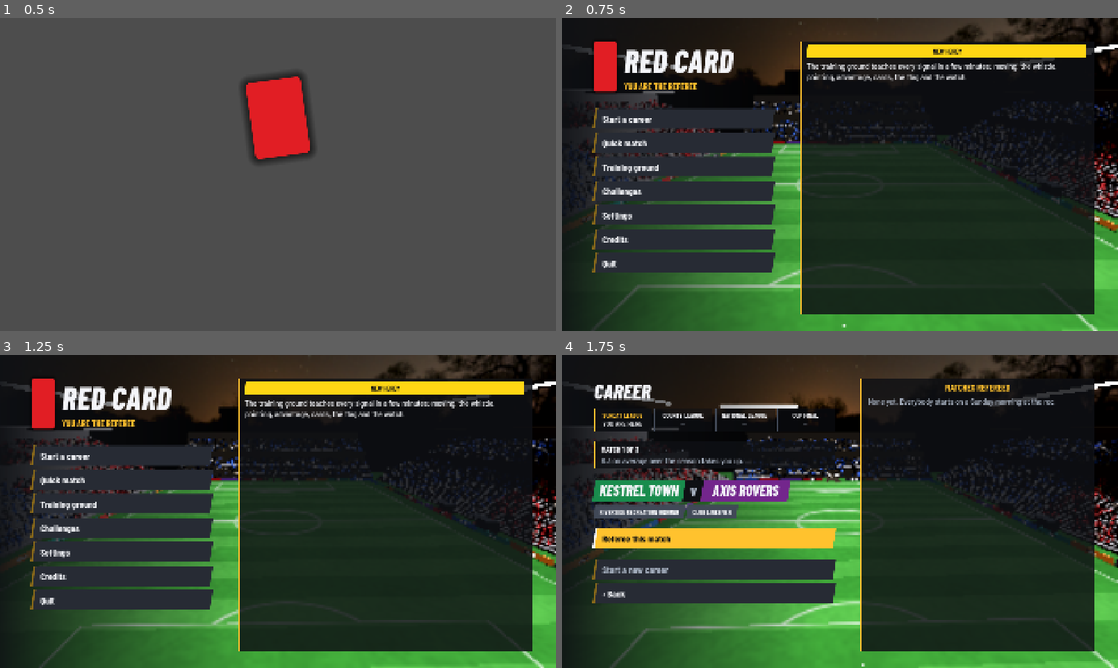
Above: before the commit, frames 1-4 (two rows, left to right).
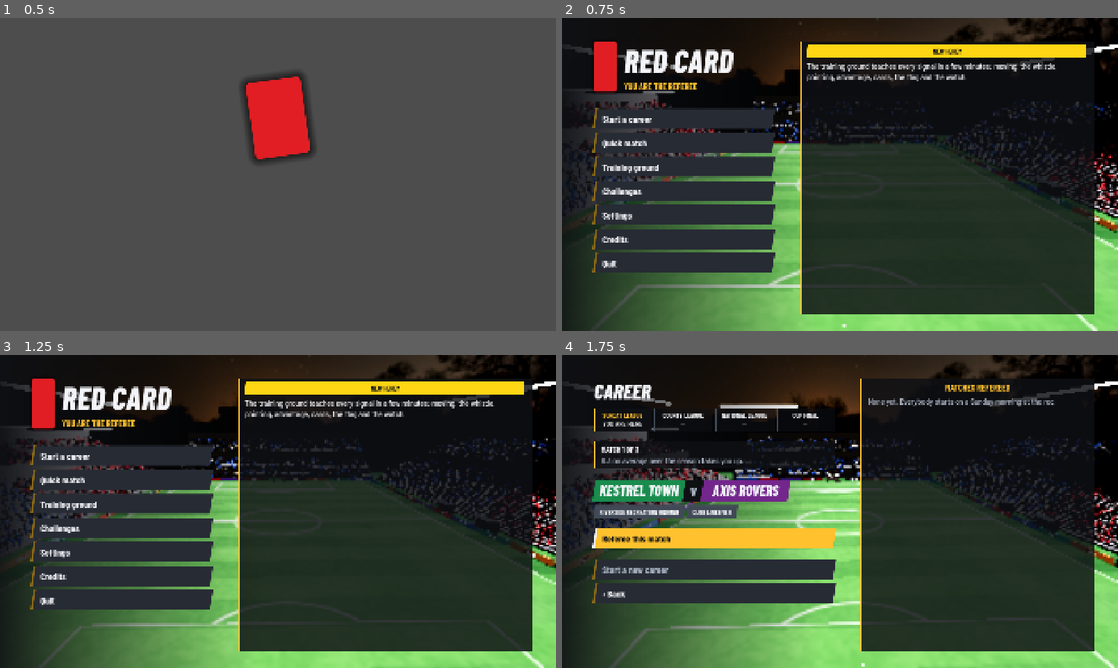
Above: after the commit, the same moments.

Repository: juslangit/red-card
Game: Godot game, scene res://scenes/boot.tscn
Same seed, same stepped clock (60 frames per second), same inputs: the game is played once before the commit and once after it.
Inputs (mouse positions are in pixels of both pictures, inside the frame that each line leads up to):
- Up to frame 1 (0.5 s): no input
- Up to frame 2 (0.75 s): tap Enter at 0.5 s; move the mouse to (962, 158) at 0.52 s; hold D (rc_right) from 0.53 s (still down); hold Space (rc_advantage) from 0.53 s (still down); click (962, 158) at 0.67 s
- Up to frame 3 (1.25 s): keep holding D (rc_right); keep holding Space (rc_advantage)
- Up to frame 4 (1.75 s): release D (rc_right) at 1.25 s; release Space (rc_advantage) at 1.25 s; click "Start a career" at 1.25 s

Frame 1 is identical in both runs. In frame 2, 10% of the frame differs, in the area x 13-100%, y 28-100%; in frame 3, 10%; in frame 4, 15%, in the area x 12-100%, y 26-100%.

Commit message:
Stop it looking flat
Most of the flatness was the lighting rather than a missing shader. Ambient
light was at full strength, so the sky lit everything evenly from every
direction — light that describes no shape at all. It is at 0.62 now with the
sun turned up to match, so everything on the pitch has a lit side and a shaded
one. Ambient occlusion is on, so boots, posts and spectators stop hovering a
centimetre above the ground. Tonemapping is ACES rather than filmic, which
holds the midtones where grass and kits live.

The shader work that mattered: a mown pitch is not two greens, it is one grass
bent two ways, and each stripe is light or dark depending on whether you look
with the lie of it or against — which is why stripes on television change as
the camera goes round the ground. One dot product against the view direction,
and they stop reading as lino. And a rim of sky down the edge of every player,
which is what stops twenty-two of them looking like cut-outs on a green field.

Two things measured rather than assumed. A first version also bent the pitch's
normal with four more noise lookups per pixel — the pitch is most of the
screen, and it cost about a third of the frame rate for a shimmer nobody can
see from head height. And ambient occlusion is expensive enough at the National
Stadium that it is off there and on at the three smaller grounds.

Co-Authored-By: Claude Opus 5 <noreply@anthropic.com>

Diff:
--- a/assets/shaders/kit.gdshader
+++ b/assets/shaders/kit.gdshader
@@ -202,5 +202,10 @@
 	}
 	ALBEDO = shown * mix(1.0, OWN_BODY_DIM, step(0.5, hide_head));
 	ROUGHNESS = max(rough, step(0.5, hide_head));
+	// A rim of the sky down the edge of every player, which is what stops twenty-two of
+	// them reading as cut-outs against a green field. Shirts catch more of it than skin.
+	RIM = mix(0.25, 0.55, shirt);
+	RIM_TINT = 0.35;
+	SPECULAR = mix(0.2, 0.42, shirt + boot);
 	EMISSION = vec3(highlight) * vec3(1.0, 0.85, 0.3);
 }
--- a/assets/shaders/pitch.gdshader
+++ b/assets/shaders/pitch.gdshader
@@ -106,7 +106,23 @@
 	float bald = clamp((goalmouth + spine) * wear * (0.6 + 0.8 * noise(p * 0.6)), 0.0, 1.0);
 	grass = mix(grass, vec3(0.42, 0.36, 0.25), bald * 0.8);
 
+	// The sheen. A mown pitch is not two greens: it is one grass bent two ways, and each
+	// stripe is light or dark depending on whether you are looking with the lie of it or
+	// against. That is why stripes on television change as the camera moves round the
+	// ground, and why painting them as flat colours reads as lino.
+	vec3 eye = INV_VIEW_MATRIX[3].xyz;
+	vec3 to_eye = normalize(eye - world);
+	vec2 lie = vec2(s > 0.5 ? 1.0 : -1.0, 0.0);
+	float with_the_lie = dot(normalize(to_eye.xz + vec2(1e-5)), lie);
+	grass *= 1.0 + 0.16 * with_the_lie;
+
+	// A first version also bent the normal with four more noise lookups per pixel, for a
+	// shimmer nobody could see from head height — and the pitch is most of the screen, so
+	// it cost a third of the frame rate at the National Stadium. The sheen above does the
+	// same job for one dot product.
+
 	ALBEDO = mix(grass, vec3(0.95), paint * (1.0 - bald * 0.5));
-	ROUGHNESS = 0.95;
-	SPECULAR = 0.2;
+	// Grass scatters; paint does not. Worn earth is duller than either.
+	ROUGHNESS = mix(mix(0.94, 0.88, n), 0.7, paint) + bald * 0.05;
+	SPECULAR = mix(0.28, 0.45, paint) * (1.0 - bald * 0.6);
 }
--- a/project.godot
+++ b/project.godot
@@ -34,3 +34,10 @@
 textures/vram_compression/import_etc2_astc=true
 scaling_3d/scale=0.8
 anti_aliasing/quality/screen_space_aa=1
+; Ambient occlusion is what stops everything on the pitch looking like it hovers a
+; centimetre above it, but at the default quality it cost a third of the frame rate at the
+; National Stadium — 60 fps down to the high forties. At half resolution and low quality it
+; costs almost nothing and, at the distance a referee stands from the grass, looks the same.
+environment/ssao/quality=0
+environment/ssao/half_size=true
+environment/ssao/adaptive_target=0.3
--- a/scripts/venue.gd
+++ b/scripts/venue.gd
@@ -226,9 +226,26 @@
 	var up := Vector3.UP if absf(from_sun.y) < 0.98 else Vector3.FORWARD
 	sun.transform = Transform3D(Basis.looking_at(-from_sun, up), Vector3.ZERO)
 	env.ambient_light_source = Environment.AMBIENT_SOURCE_SKY
-	env.ambient_light_energy = 1.0
-	env.tonemap_mode = Environment.TONE_MAPPER_FILMIC
-	env.ssao_enabled = false
+	# Ambient at full strength is the other half of "it looks flat": light arriving evenly
+	# from every direction is light that describes no shape at all. Turned down, the sun
+	# does more of the work and everything on the pitch gets a lit side and a shaded one.
+	env.ambient_light_energy = 0.62
+	env.tonemap_mode = Environment.TONE_MAPPER_ACES
+	# Ambient occlusion: the contact shadow where a boot meets the grass, under the
+	# crossbar, in the folds of a crowd. Without it everything appears to hover a
+	# centimetre off the ground, which is most of what "it looks flat" means.
+	# ...but not at the National Stadium. Measured on an M2: the three smaller grounds run
+	# at over a hundred frames a second with it on, and the stadium — four thousand
+	# spectators and the heaviest scene in the game — drops from the high fifties to the
+	# high thirties. A referee never gets close enough to that crowd to miss the effect,
+	# and a dropped frame on a big occasion is far more noticeable than a soft contact
+	# shadow.
+	env.ssao_enabled = level.crowd < 4000
+	env.ssao_radius = 1.4
+	env.ssao_intensity = 2.2
+	env.ssao_power = 1.6
+	env.ssao_detail = 0.6
+	env.ssao_light_affect = 0.25
 	env.glow_enabled = true
 	env.glow_intensity = 0.3
 	env.fog_enabled = true
@@ -239,16 +256,16 @@
 
 	match level.time:
 		"afternoon":
-			sun.light_energy = 1.5
+			sun.light_energy = 2.1
 			env.tonemap_exposure = 0.85
 			env.fog_light_color = Color(0.72, 0.8, 0.88)
 		"evening":
-			sun.light_energy = 1.1
+			sun.light_energy = 1.7
 			env.tonemap_exposure = 0.78
 			sun.light_color = Color(1.0, 0.88, 0.72)
 			env.fog_light_color = Color(0.85, 0.7, 0.55)
 		"dusk":
-			sun.light_energy = 0.7
+			sun.light_energy = 1.1
 			sun.light_color = Color(0.85, 0.88, 1.0)
 			env.tonemap_exposure = 0.8
 			sun.light_color = Color(0.95, 0.95, 1.0)
@@ -256,10 +273,10 @@
 		_:
 			# Night: the floodlights are the sun, high and white, and the sky is a real
 			# starfield with no sun in it.
-			sun.light_energy = 1.3
-			env.tonemap_exposure = 1.1
+			sun.light_energy = 1.9
+			env.tonemap_exposure = 1.25
 			sun.light_color = Color(0.96, 0.97, 1.0)
-			env.ambient_light_energy = 0.35
+			env.ambient_light_energy = 0.28
 			env.fog_light_color = Color(0.08, 0.09, 0.12)
 	add_child(sun)
 	environment = WorldEnvironment.new()
